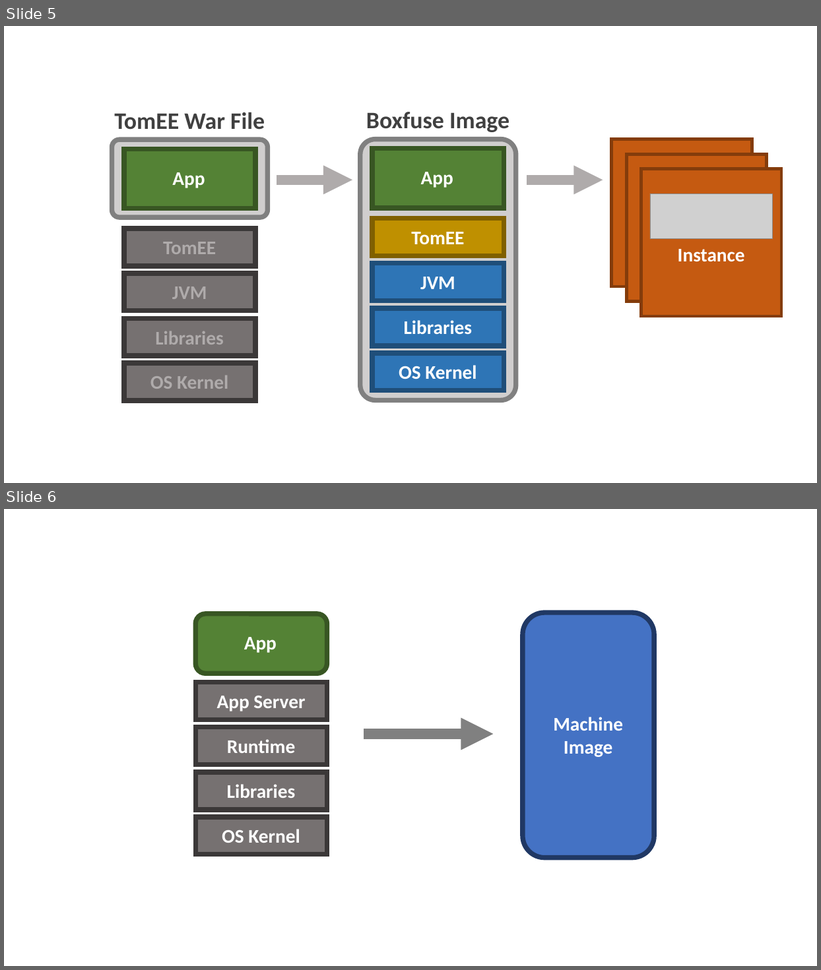
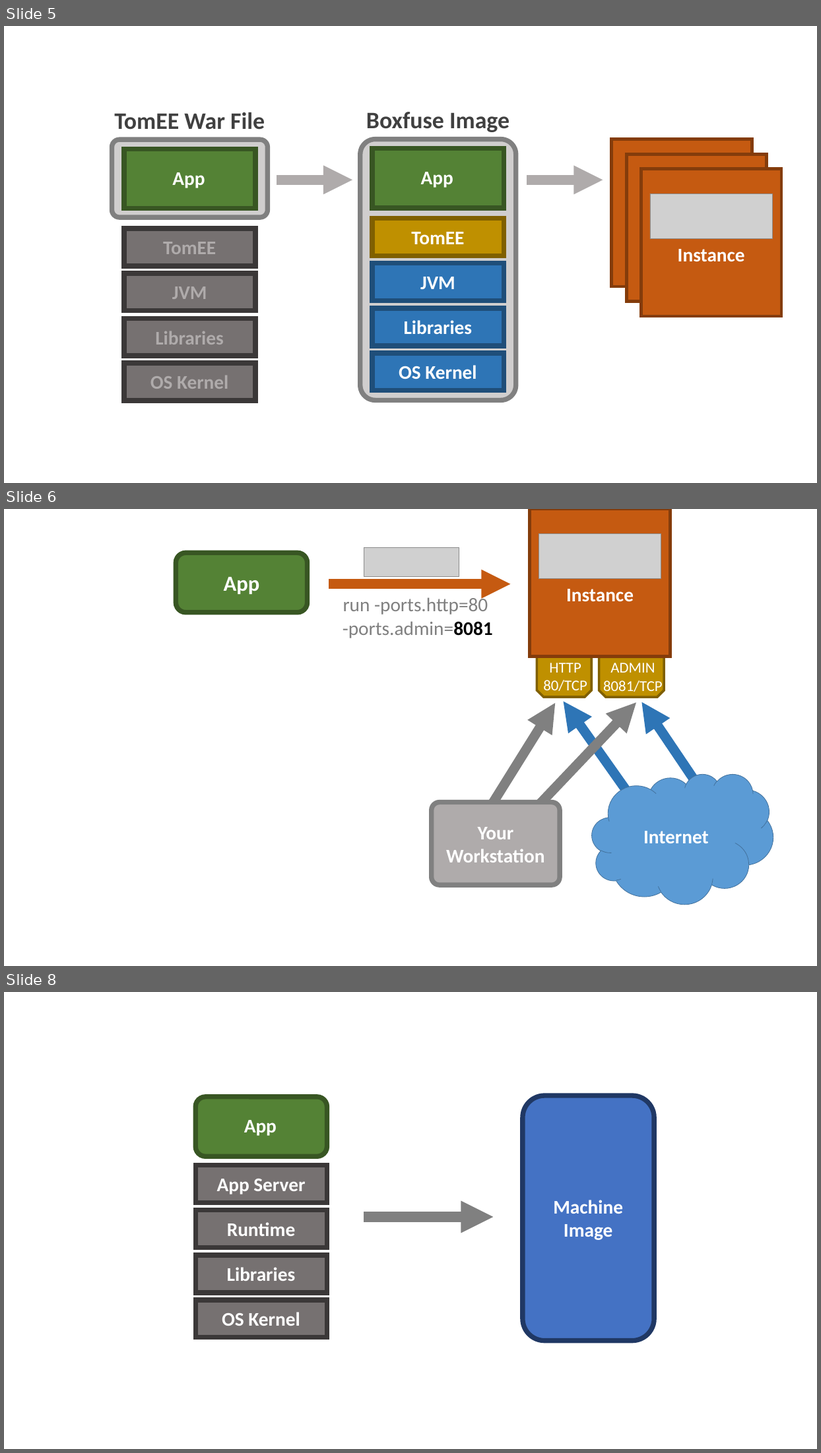
Before and after one commit to flyway/boxfuse.com, a slide deck: _sources/GettingStarted.pptx. Shown one above the other, each under a label of ours: slides 5 and 6 before the commit, slides 5, 6 and 8 after it; the slides between them are not shown. The pictures are 821x970 and 821x1453 pixels, drawn with LibreOffice and Linux fonts; fonts in the diff are those of the drawing; grey boxes stand for pictures. Boxes give left, top, right and bottom in pixels: in the first picture for what was removed or moved away, otherwise in the second. Text is boxed around its words. In the diff, an @@ line names an element or a change of style, - is before the commit and + after.

Commit message:
Added restricted ports post

```diff
--- a/_sources/GettingStarted.pptx
+++ b/_sources/GettingStarted.pptx
@@ slide 6 added at [4, 509, 817, 966], background #FFFFFF @@
@@ rectangle added at [530, 509, 670, 656], fill #C55A11, outline #843C0B 6 pt, 36 pt, text #FFFFFF, bold @@
+Instance
@@ picture added at [364, 547, 459, 577] @@
@@ picture added at [539, 534, 661, 579] @@
@@ rounded rectangle added at [176, 553, 308, 613], fill #548235, outline #385723 9 pt, 40 pt, text #FFFFFF, bold @@
+App
@@ arrow added from (329, 584) to (510, 584), #C55A11 18 pt @@
@@ text added at [343, 595, 493, 638], 36 pt, text #808080 @@
+run -ports.http=80
+-ports.admin=8081
@@ snip same rect added at [537, 657, 591, 697], fill #BF9000, outline #806000 4.5 pt @@
@@ text added at [543, 663, 587, 695], 28 pt, text #FFFFFF @@
+HTTP
+80/TCP
@@ snip same rect added at [599, 657, 664, 697], fill #BF9000, outline #806000 4.5 pt @@
@@ text added at [603, 663, 663, 695], 28 pt, text #FFFFFF @@
+ADMIN
+8081/TCP
@@ arrow added from (483, 818) to (555, 703), #808080 18 pt @@
@@ arrow added from (497, 850) to (636, 702), #808080 18 pt @@
@@ arrow added from (634, 802) to (564, 702), #2E75B6 18 pt @@
@@ arrow added from (700, 788) to (642, 702), #2E75B6 18 pt @@
@@ cloud added at [592, 774, 773, 905], fill #5B9BD5, outline #43739E 1 pt, 36 pt, text #FFFFFF, bold @@
+Internet
@@ rounded rectangle added at [432, 803, 560, 885], fill #AFABAB, outline #808080 9 pt, 36 pt, text #FFFFFF, bold @@
+Your Workstation
@@ what was slide 6 is now slide 8 @@
```
Also in this commit, not shown: 1 other slide added, 3 other files.
